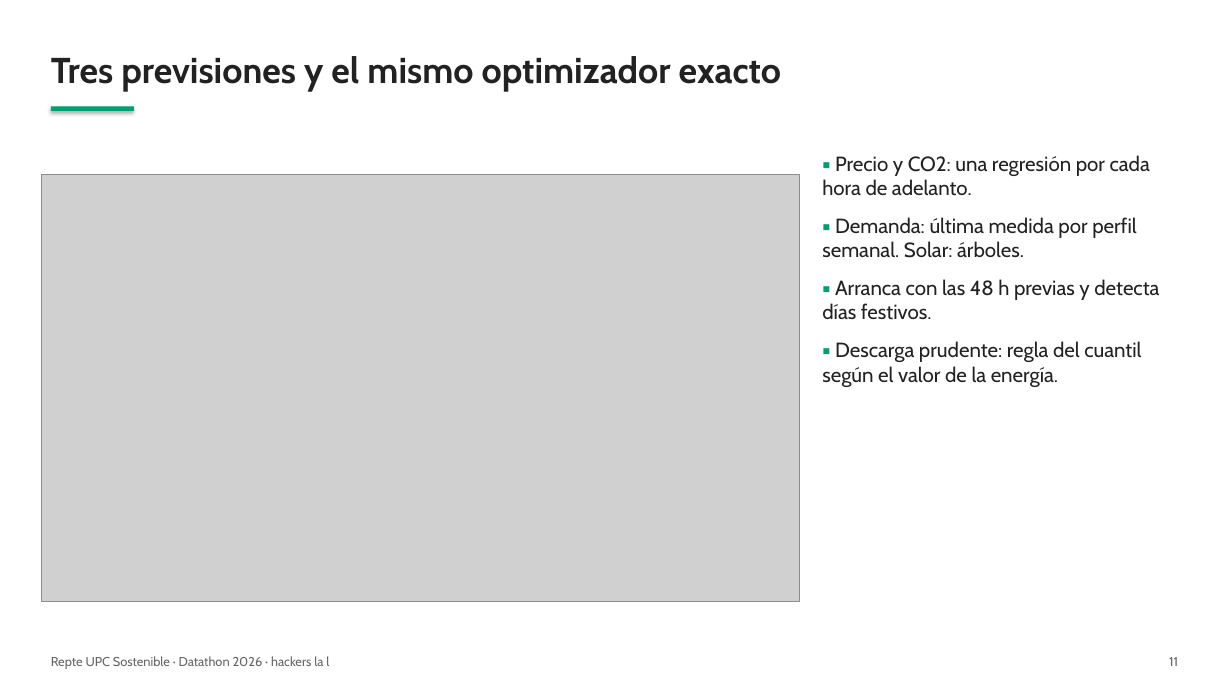
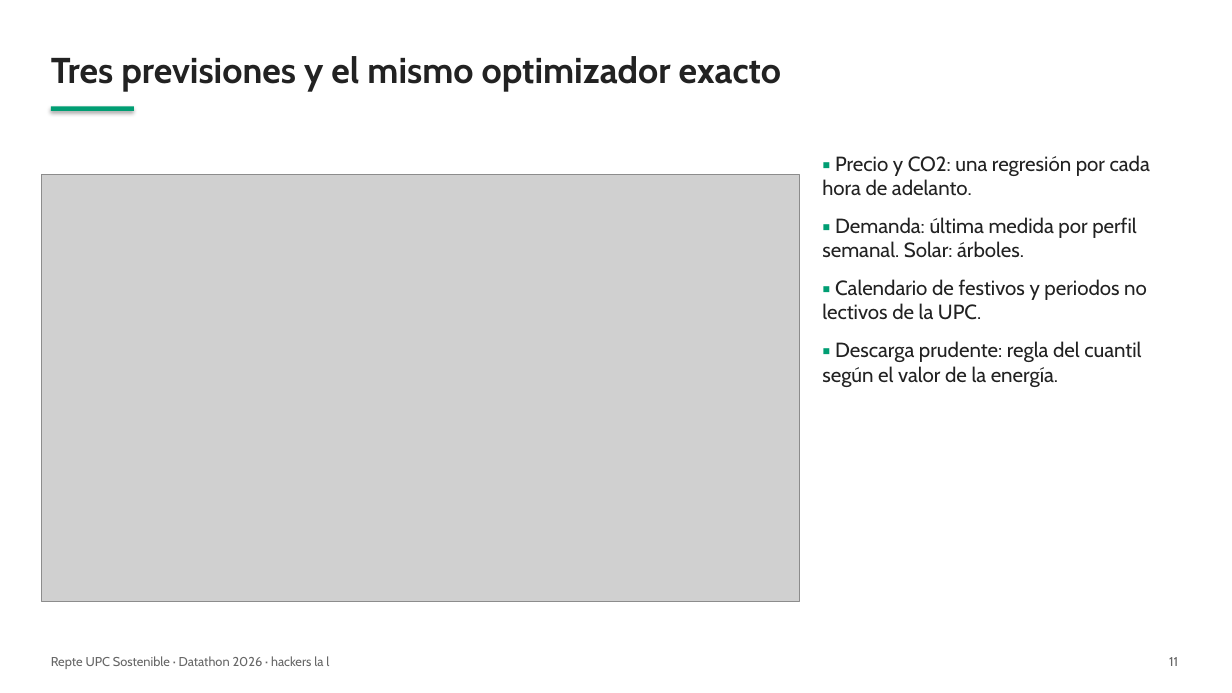
Before and after one commit to barnaredss/datathon2026, a slide deck: slide 11 of slides/presentacion.pptx. Drawn at 1232x693 pixels with LibreOffice and Linux fonts; fonts in the diff are those of the drawing; grey boxes stand for pictures. Boxes give left, top, right and bottom in pixels: in the first picture for what was removed or moved away, otherwise in the second. Text is boxed around its words. In the diff, an @@ line names an element or a change of style, - is before the commit and + after.

```diff
--- a/slides/presentacion.pptx
+++ b/slides/presentacion.pptx
@@ text at box(822, 279, 1147, 320): text changed @@
-▪ Arranca con las 48 h previas y detecta días festivos.
+▪ Calendario de festivos y periodos no lectivos de la UPC.
```
Also in this commit, not shown: 10 other slides changed, 2 slides added, 10 other files.
